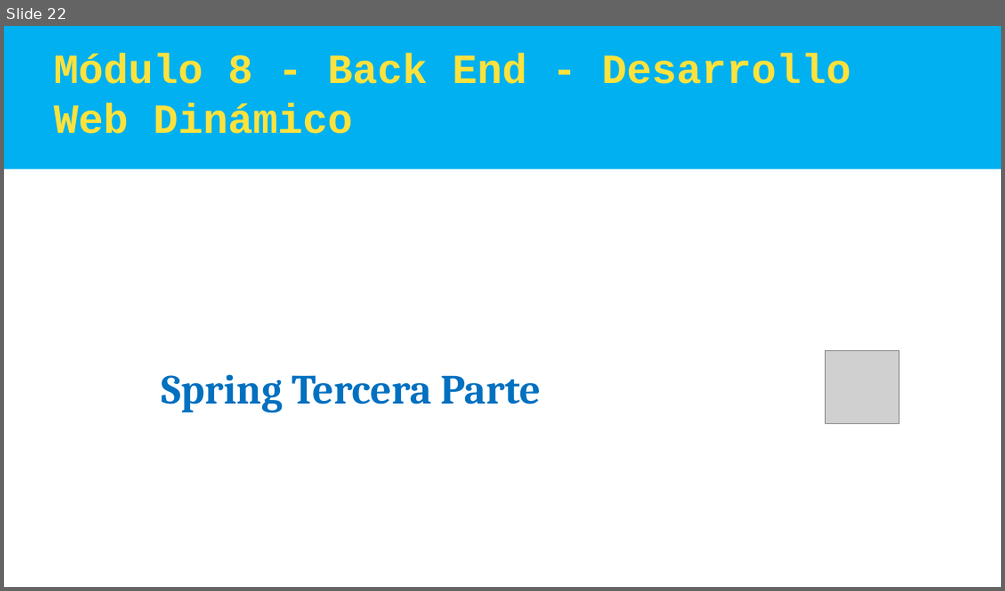
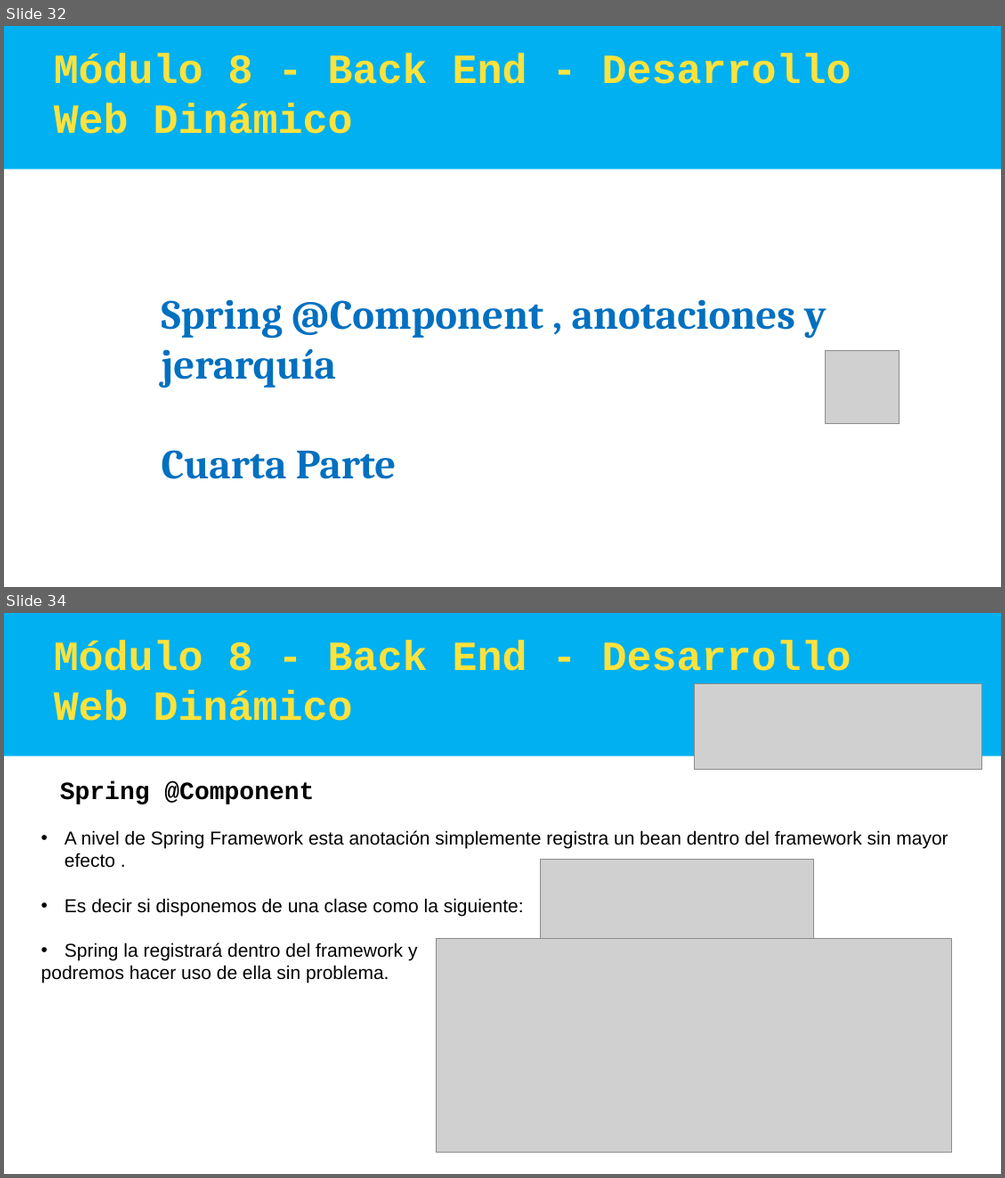
Before and after one commit to cesarprogramador/Angular, a slide deck: Argentina Programa - SpringBoot MVC.pptx. Shown one above the other, each under a label of ours: slide 22 before the commit, slides 32 and 34 after it; the slides between them are not shown. The pictures are 1005x591 and 1005x1178 pixels, drawn with LibreOffice and Linux fonts; fonts in the diff are those of the drawing; grey boxes stand for pictures. Boxes give left, top, right and bottom in pixels: in the first picture for what was removed or moved away, otherwise in the second. Text is boxed around its words. In the diff, an @@ line names an element or a change of style, - is before the commit and + after.

```diff
--- a/Argentina Programa - SpringBoot MVC.pptx
+++ b/Argentina Programa - SpringBoot MVC.pptx
@@ slide 34 added at (4,613,1001,1174), background #FFFFFF @@
@@ rectangle added at (4,613,1001,756), fill #00B0F0 @@
@@ text added at (54,641,851,721), 40 pt, text #FDE23D, bold @@
+Módulo 8 - Back End - Desarrollo Web Dinámico
@@ picture added at (695,684,982,770) @@
@@ text added at (60,781,314,804), 24 pt, text #000000, bold @@
+Spring @Component
@@ text added at (41,830,947,983), 18 pt, text #000000 @@
+• A nivel de Spring Framework esta anotación simplemente registra un bean dentro del framework sin mayor efecto .
+• Es decir si disponemos de una clase como la siguiente:
+• Spring la registrará dentro del framework y
+podremos hacer uso de ella sin problema.
@@ picture added at (541,859,814,938) @@
@@ picture added at (436,938,951,1152) @@
@@ what was slide 22 is now slide 32 @@
@@ slide 32 changed as well @@
@@ text at (162,299,825,479): text changed @@
-Spring Tercera Parte
+Spring @Component , anotaciones y jerarquía
+Cuarta Parte
```
Also in this commit, not shown: 18 other slides changed, 30 other slides added, 1 slide removed.
